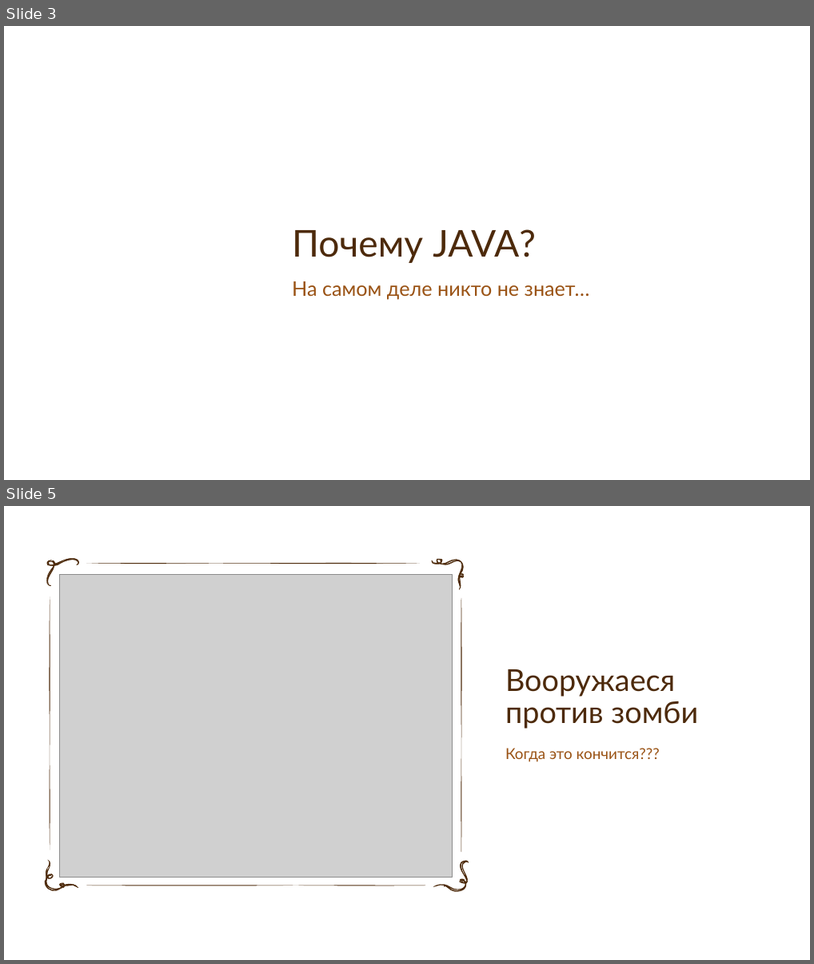
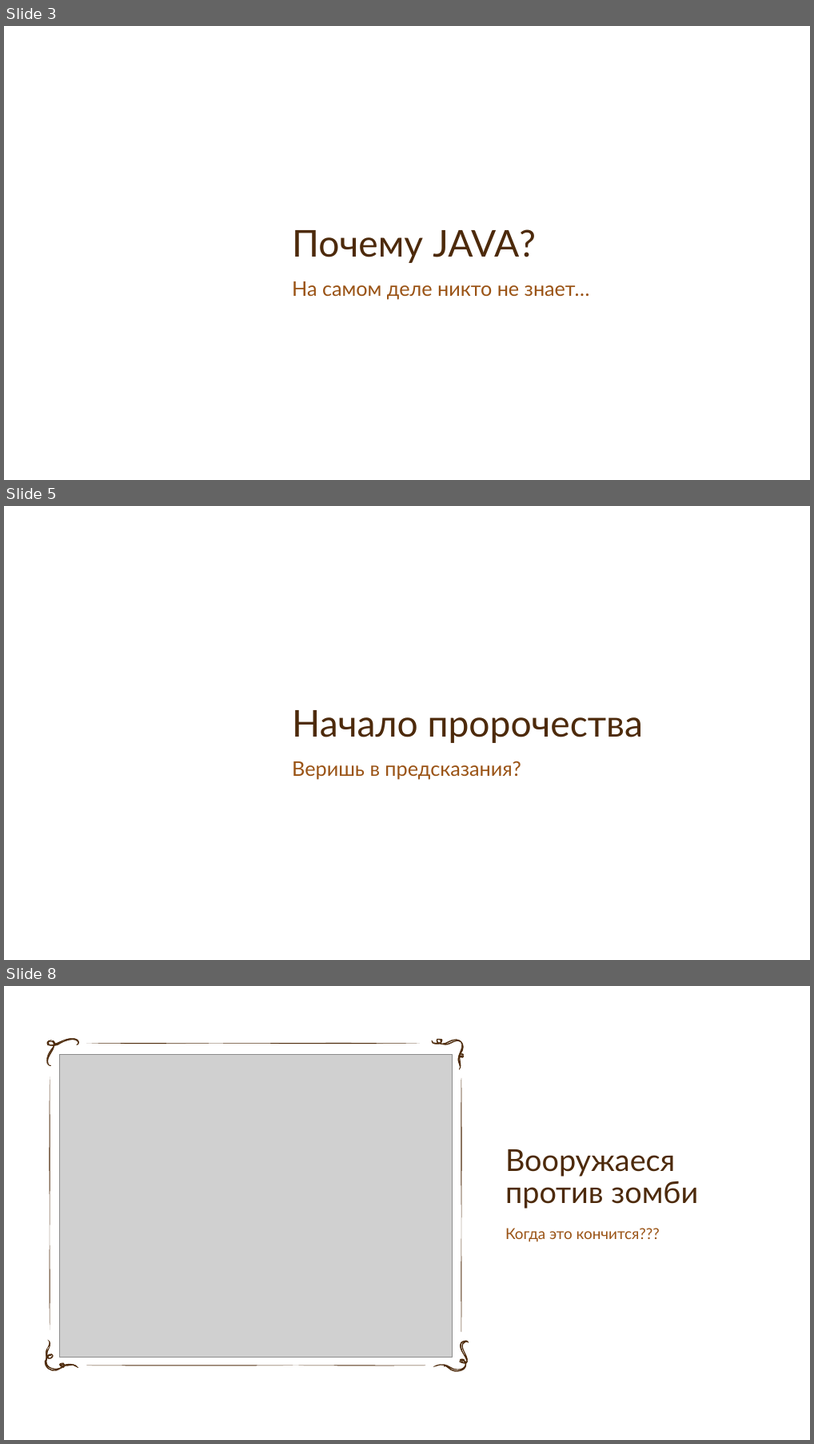
Before and after one commit to SpardaRus/zombieShot, a slide deck: doc/1 Hello World.pptx. Shown one above the other, each under a label of ours: slides 3 and 5 before the commit, slides 3, 5 and 8 after it; the slides between them are not shown. The pictures are 814x964 and 814x1444 pixels, drawn with LibreOffice and Linux fonts; fonts in the diff are those of the drawing; grey boxes stand for pictures; background and template pictures are left out. Boxes give left, top, right and bottom in pixels: in the first picture for what was removed or moved away, otherwise in the second. Text is boxed around its words. In the diff, an @@ line names an element or a change of style, - is before the commit and + after.

```diff
--- a/doc/1 Hello World.pptx
+++ b/doc/1 Hello World.pptx
@@ slide 5 added at [4, 506, 810, 960], background picture (left out) @@
@@ title added at [292, 710, 644, 743], 44 pt, text #4D2A0B @@
+Начало пророчества
@@ text added at [292, 760, 521, 780], 24 pt, text #9A5315 @@
+Веришь в предсказания?
@@ what was slide 5 is now slide 8 @@
```
Also in this commit, not shown: 3 slides changed, 4 other slides added.
